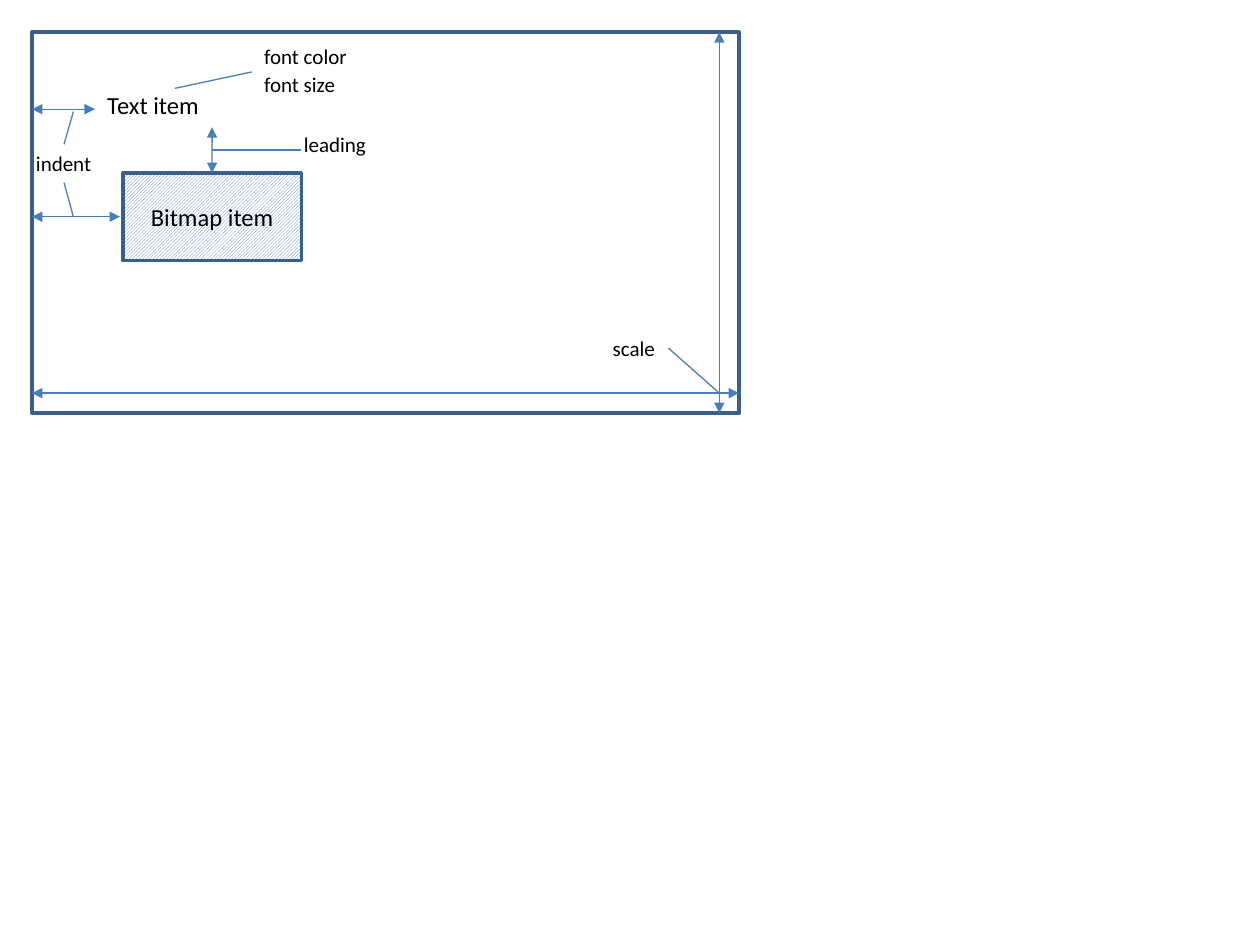
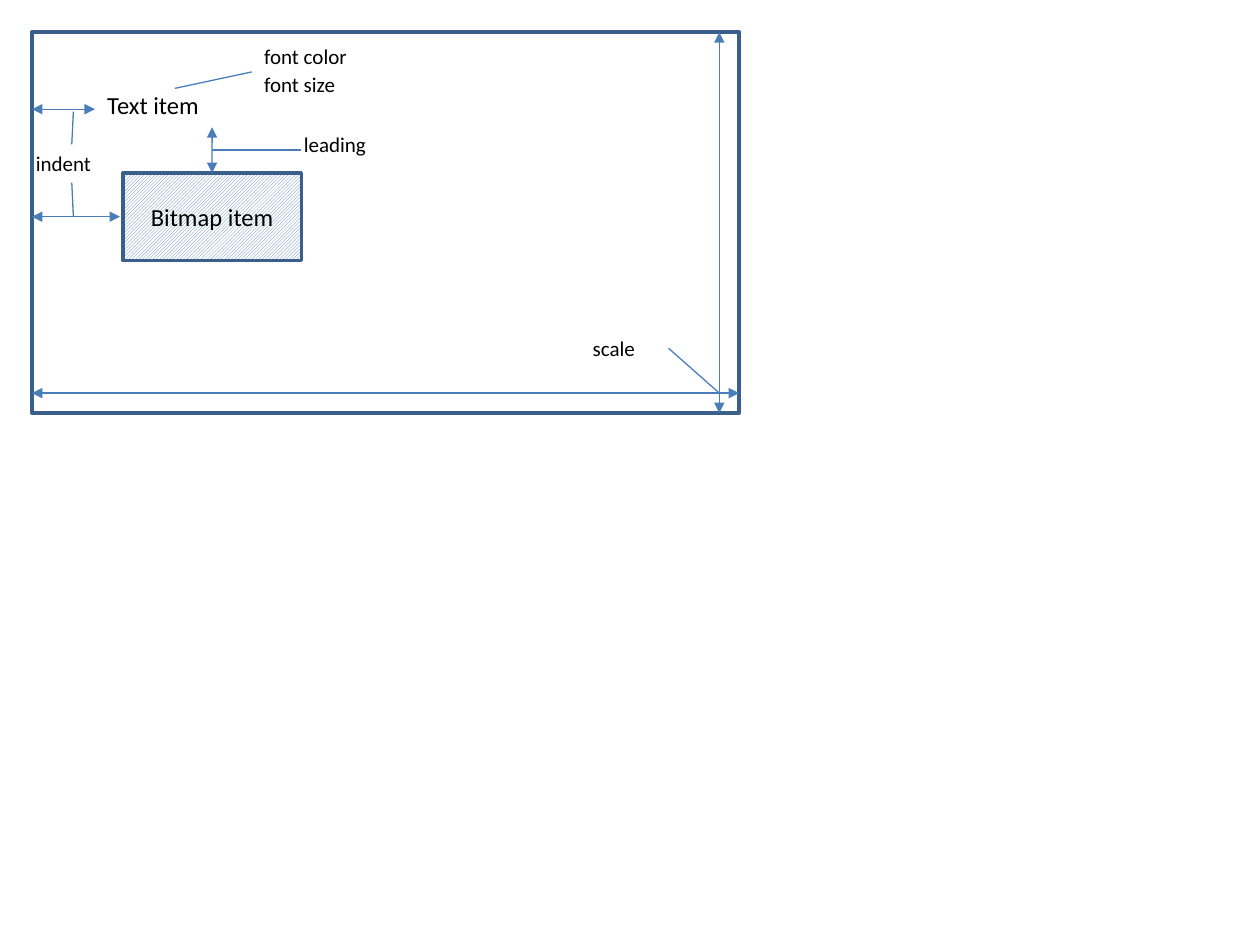
Before and after one commit to evowilliamson/design-patterns, a slide deck: slide 1 of VerslagWord/plaatjes.pptx. Drawn at 1260x945 pixels with LibreOffice and Linux fonts; fonts in the diff are those of the drawing. Boxes give left, top, right and bottom in pixels: in the first picture for what was removed or moved away, otherwise in the second. Text is boxed around its words. In the diff, an @@ line names an element or a change of style, - is before the commit and + after.

```diff
--- a/VerslagWord/plaatjes.pptx
+++ b/VerslagWord/plaatjes.pptx
@@ line moved from (64, 145) - (73, 112) to (72, 145) - (73, 112) @@
@@ line moved from (73, 217) - (64, 183) to (73, 217) - (72, 183) @@
@@ text "scale": place and size @@
-text "scale" at box(613, 341, 655, 356)
+text "scale" at box(593, 341, 635, 356)
```
Also in this commit, not shown: 1 other file.
